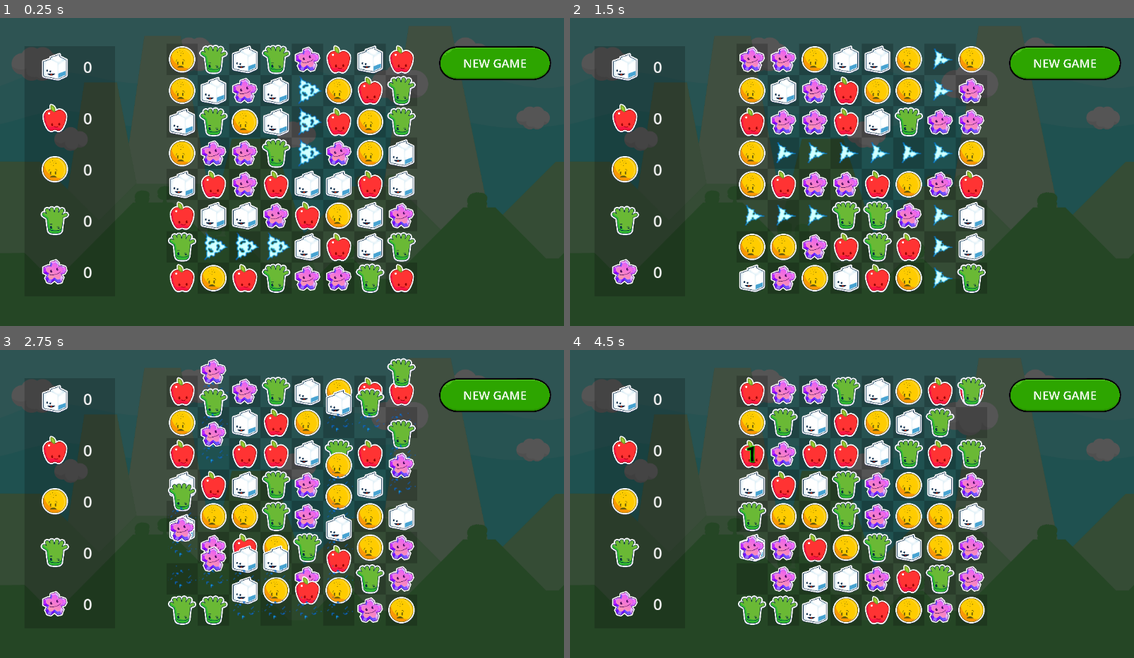
Above: before the commit, frames 1-4 (two rows, left to right).
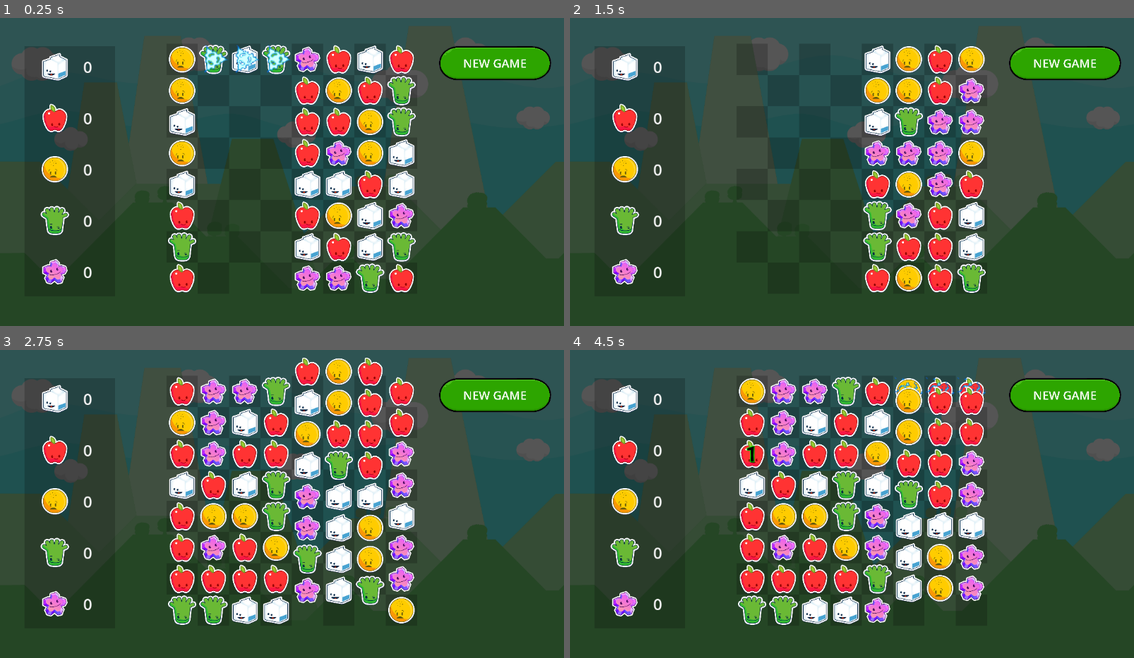
Above: after the commit, the same moments.

Repository: gitbrent/godot-match-3
Game: Godot game, scene res://game.tscn
The game is run twice, just before and just after one commit, with the same random seed, the same clock (stepped at 60 frames per second) and the same inputs.
Inputs (mouse positions are in pixels of both pictures, inside the frame that each line leads up to):
- Up to frame 1 (0.25 s): no input
- Up to frame 2 (1.5 s): click "NEW GAME" at 0.5 s; click "NEW GAME" at 1.25 s
- Up to frame 3 (2.75 s): click "NEW GAME" at 2 s
- Up to frame 4 (4.5 s): drag from (750, 390) to (908, 430) at 2.77 s; drag from (750, 423) to (823, 562) at 3.52 s; move the mouse to (750, 454) at 4.27 s; click (750, 454) at 4.42 s

The runs differ from the first frame. In frame 1, 7.7% of the frame differs, in the area x 35-58%, y 8-90%; in frame 2, 11%; in frame 3, 16%, in the area x 29-74%, y 2-90%; in frame 4, 15%.

Commit message:
WIP

Diff:
--- a/game_board/GameBoard.gd
+++ b/game_board/GameBoard.gd
@@ -290,13 +290,32 @@
 	print("[explode_refill_gems........]: *EXPLODING* gem_cell count: ", gem_cells.size())
 	#debug_print_ascii_table(gem_cells) # DEBUG
 
+	# Dictionary to track columns and the number of gems to add in each column
+	var columns_to_refill = {}
 	for gem_cell in gem_cells:
-		var gem_type = GEM_COLORS[randi() % GEM_COLORS.size()]
-		gem_cell.replace_gem(gem_type)  # Replace gem with a random type from defined colors
-
-	# Recursively check for more matches
-	#print("[explode_refill_gems]: done! (calling check_board)...")
-	call_deferred("check_board_explode_matches") # let render loop run before examining gems
+		var column_index = gem_cell.get_parent().get_index()
+		columns_to_refill[column_index] = columns_to_refill.get(column_index, 0) + 1
+
+	# Process each column that needs refilling
+	for column_index in columns_to_refill.keys():
+		refill_column(column_index, columns_to_refill[column_index])
+
+func refill_column(column_index: int, count: int):
+	var column = hbox_container.get_child(column_index)
+
+	# Move gems down starting from the bottom of the column
+	for i in range(column.get_child_count() - 1, count - 1, -1):
+		var gem_cell = column.get_child(i)
+		var gem_above = column.get_child(i - count)
+		#gem_cell.gem_color = gem_above.gem_color  # Move the gem color down
+		#gem_cell.update_texture()  # Update the texture accordingly
+		gem_cell.replace_gem(gem_above.gem_color)  # This will also handle animation
+
+	# Add new gems at the top
+	for i in range(count):
+		var gem_cell = column.get_child(i)
+		var random_color = GEM_COLORS[randi() % GEM_COLORS.size()]
+		gem_cell.explode_gem(random_color)  # This will also handle animation
 
 # DEBUG =======================================================================
 
--- a/game_board/GemCell.gd
+++ b/game_board/GemCell.gd
@@ -29,14 +29,14 @@
 	# C:
 	#panel_hover.visible = false
 
-func replace_gem(colorIn: Enums.GemColor):
+func explode_gem(colorIn: Enums.GemColor):
 	# 0: set color immediately so code in `GameBoard.gd` canstart checking this cell's color
 	gem_color = colorIn
 	# 1:
 	play_selected_anim(false)
 	play_anim_explode()
-	# 2:
-	#sprite.scale = SPRITE_SCALE # reset as AnimationPlayer scales it down during explode
+
+func replace_gem(colorIn: Enums.GemColor):
 	sprite.visible = false # hide Sprite before initialize replaces the texture
 	# 3:
 	initialize(colorIn)
@@ -86,6 +86,9 @@
 	await get_tree().create_timer(EXPLODE_DELAY).timeout
 	anim_sprite_explode.visible = false
 
+	# C:
+	replace_gem(gem_color)
+
 # =========================================================
 
 func debug_show_selnum(num:int):
